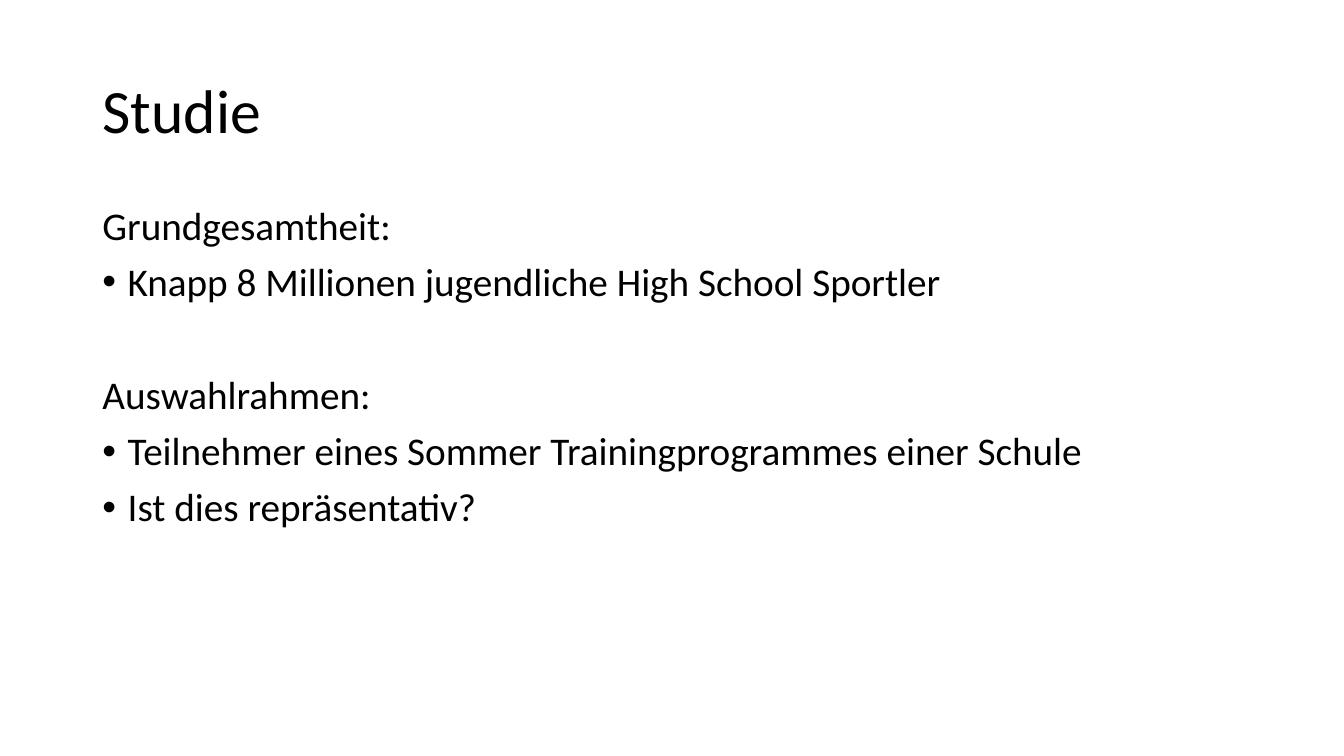
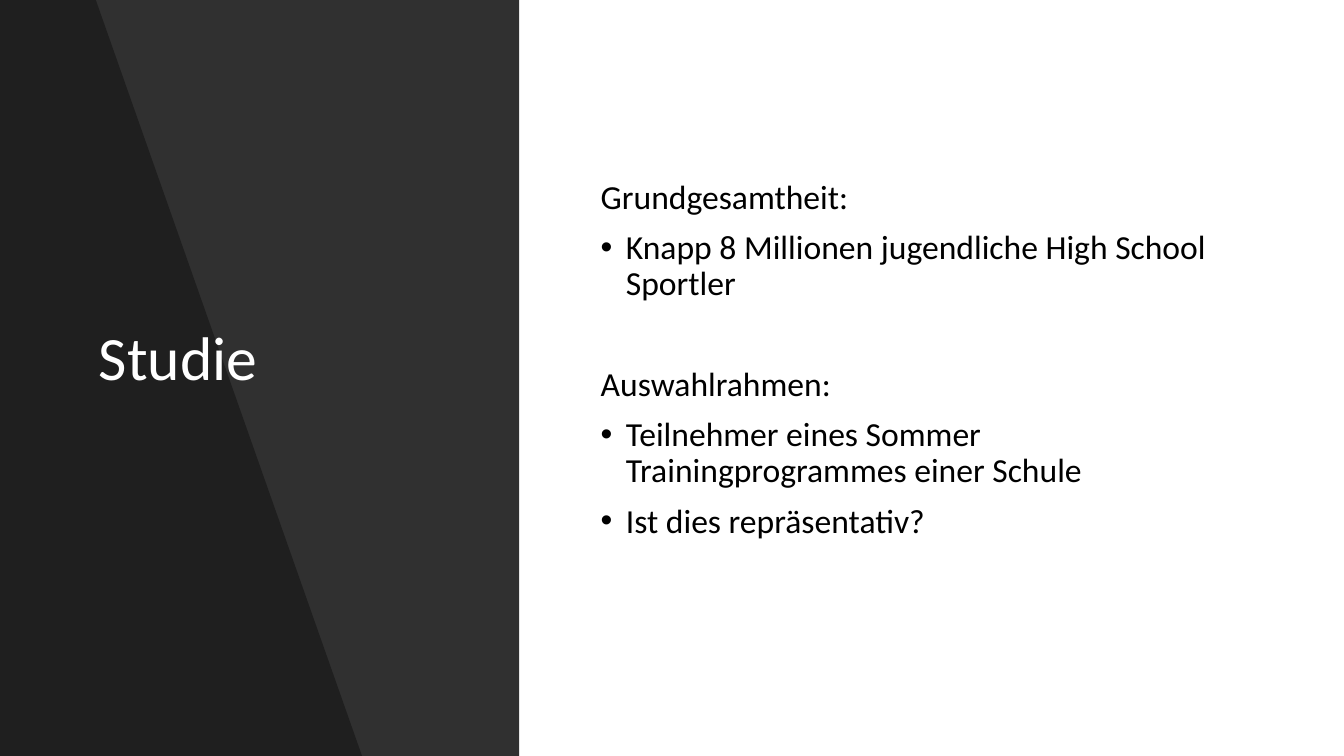
Before and after one commit to buehlpa/ChocolateMilkStudy, a slide deck: slide 7 of pp.pptx. Drawn at 1344x756 pixels with LibreOffice and Linux fonts; fonts in the diff are those of the drawing. Boxes give left, top, right and bottom in pixels: in the first picture for what was removed or moved away, otherwise in the second. Text is boxed around its words. In the diff, an @@ line names an element or a change of style, - is before the commit and + after.

Commit message:
Designgewichte, powerpoint-design

```diff
--- a/pp.pptx
+++ b/pp.pptx
@@ rectangle added at (0, 0, 519, 756), fill #000000 at 81% opacity @@
@@ freeform shape added at (0, 0, 362, 756), fill #000000 at 35% opacity @@
@@ title "Studie": place and size @@
-title "Studie" at (102, 90, 260, 134)
+title "Studie" at (99, 337, 257, 381)
@@ title "Studie" at (99, 337, 257, 381): text colour #000000 to #FFFFFF @@
@@ text "Grundgesamtheit:": place and size @@
-text "Grundgesamtheit:" at (102, 212, 1082, 528)
+text "Grundgesamtheit:" at (601, 185, 1205, 539)
@@ text "Grundgesamtheit:" at (601, 185, 1205, 539): size 28 to 24 pt; vertical alignment top to middle @@
```
Also in this commit, not shown: 9 other slides changed, 3 slides added, 1 slide removed, 5 other files.
